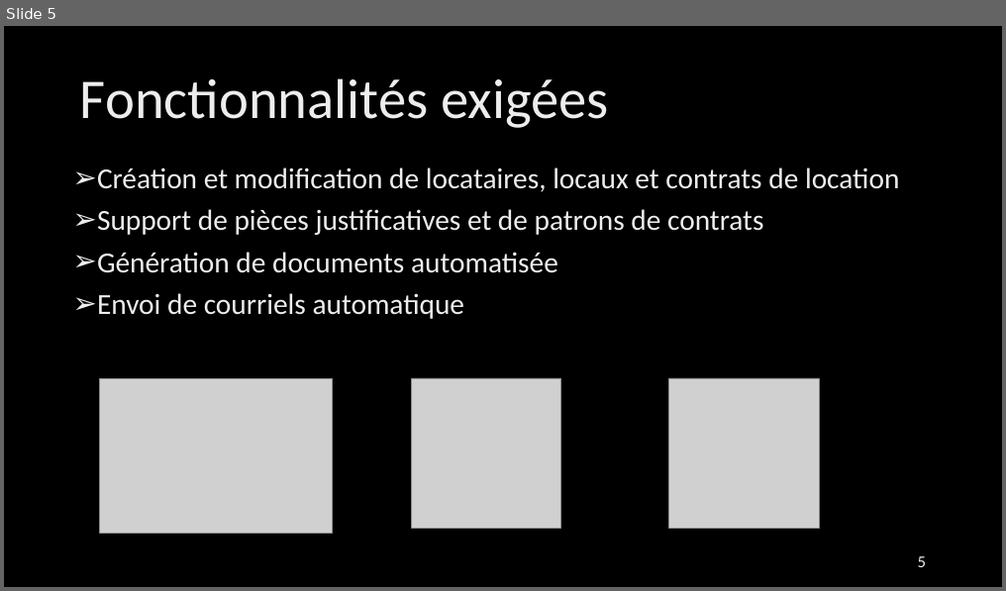
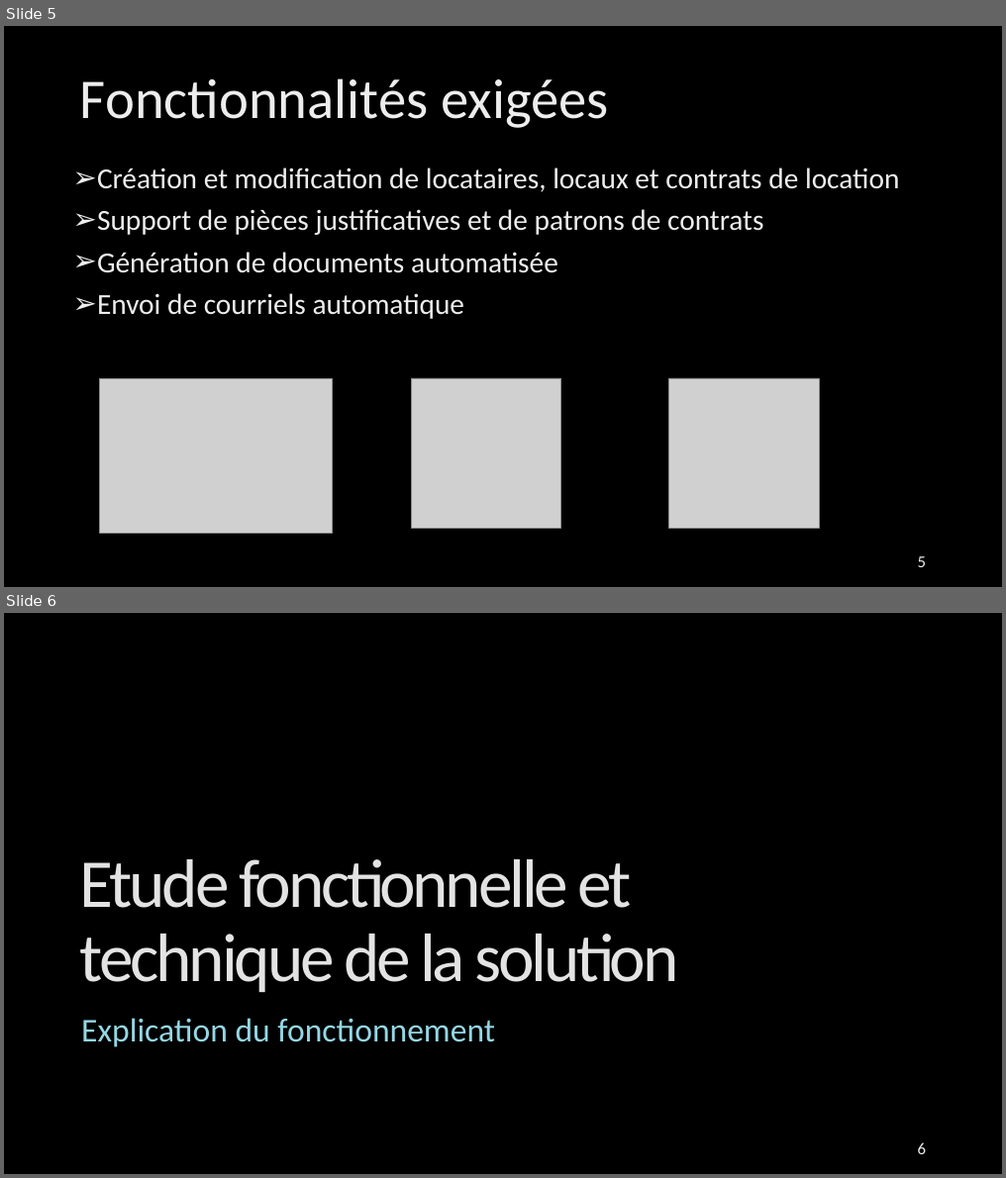
Before and after one commit to cldif/REAM, a slide deck: documents/french presentation.pptx. Shown one above the other, each under a label of ours: slide 5 before the commit, slides 5 and 6 after it. The pictures are 1006x591 and 1006x1178 pixels, drawn with LibreOffice and Linux fonts; fonts in the diff are those of the drawing; grey boxes stand for pictures; background and template pictures are left out. Boxes give left, top, right and bottom in pixels: in the first picture for what was removed or moved away, otherwise in the second. Text is boxed around its words. In the diff, an @@ line names an element or a change of style, - is before the commit and + after.

```diff
--- a/documents/french presentation.pptx
+++ b/documents/french presentation.pptx
@@ slide 6 added at (x1=4, y1=613, x2=1002, y2=1174), background picture (left out) @@
@@ title added at (x1=80, y1=860, x2=679, y2=992), 66 pt, text gradient #878787 to #E3E3E3 to #FFFFFF @@
+Etude fonctionnelle et
+technique de la solution
@@ subtitle added at (x1=81, y1=1018, x2=495, y2=1048), 32 pt, text gradient #9FDBE7 to #94D7E4 to #BFE7EF to #FFFFFF @@
+Explication du fonctionnement
@@ page number added at (x1=918, y1=1143, x2=926, y2=1155), 16 pt, text gradient #9E9E9E to #EDEDED to #FFFFFF @@
+6
```
Also in this commit, not shown: 1 slide changed, 8 other slides added.
